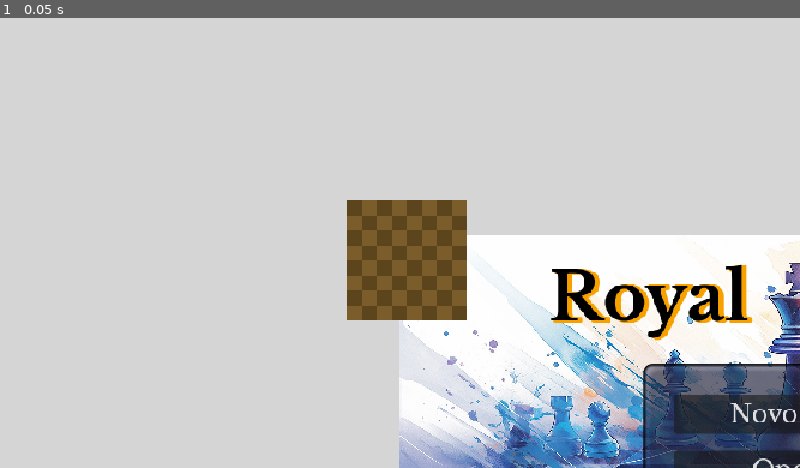
Above: before the commit, frame 1.
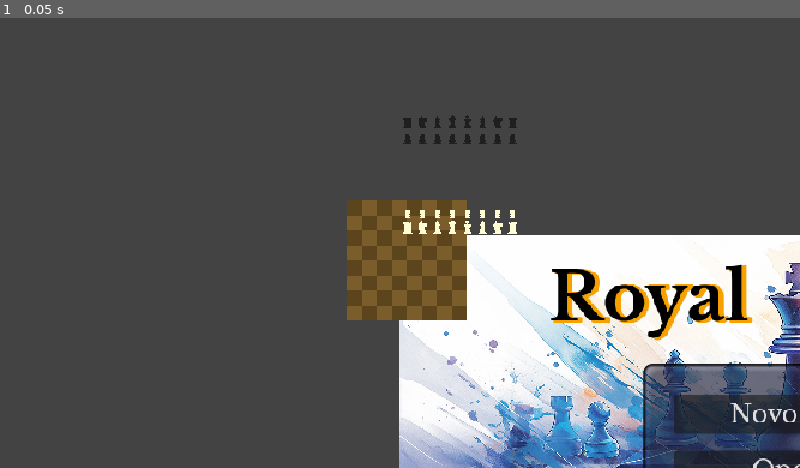
Above: after the commit, the same moment.

Repository: Joao-Paulo06/Royal_Legacy
Game: Godot game, scene res://cenas/estruturador.tscn
Same seed, same stepped clock (60 frames per second), same inputs: the game is played once before the commit and once after it.
Inputs:
- Up to frame 1 (0.05 s): no input

The runs differ from the first frame. In frame 1, 72% of the frame differs, in the area x 0-100%, y 0-100%.

Commit message:
Organizando e personalizando

Diff:
--- a/royal-legacy/cenas/estruturador.tscn
+++ b/royal-legacy/cenas/estruturador.tscn
@@ -18,13 +18,16 @@
 [node name="cen_menu_principal" parent="." instance=ExtResource("4_ehvh2")]
 script = null
 
+[node name="tabuleiro" parent="." instance=ExtResource("5_bl8ek")]
+position = Vector2(8.568939, 31.449982)
+
+[node name="pecas" parent="tabuleiro" index="0"]
+visible = true
+
 [node name="Camera2D" type="Camera2D" parent="."]
 position = Vector2(0, 10)
 
 [node name="CanvasLayer" type="CanvasLayer" parent="."]
-
-[node name="tabuleiro" parent="." instance=ExtResource("5_bl8ek")]
-position = Vector2(8.568939, 31.449982)
 
 [connection signal="pressed" from="cen_menu_opcoes/marg_ctn_menu_opcoes/btn_retornar" to="." method="_on_btn_retornar_de_opcoes_pressed"]
 [connection signal="pressed" from="cen_menu_opcoes/marg_ctn_menu_opcoes/pnl_ctn_botoes/vert_ctn_botoes/btn_sons" to="." method="_on_btn_sons_pressed"]
@@ -41,3 +44,4 @@
 [editable path="cen_menu_opcoes"]
 [editable path="cen_menu_novo_jogo"]
 [editable path="cen_menu_principal"]
+[editable path="tabuleiro"]
--- a/royal-legacy/cenas/novo_jogo_pve.tscn
+++ b/royal-legacy/cenas/novo_jogo_pve.tscn
@@ -8,7 +8,6 @@
 script = ExtResource("2_f23y0")
 
 [node name="pecas" type="Node2D" parent="."]
-visible = false
 
 [node name="quadrados" type="Node2D" parent="."]
 
--- a/royal-legacy/project.godot
+++ b/royal-legacy/project.godot
@@ -30,4 +30,4 @@
 textures/canvas_textures/default_texture_filter=0
 renderer/rendering_method="gl_compatibility"
 renderer/rendering_method.mobile="gl_compatibility"
-environment/defaults/default_clear_color=Color(0.834614, 0.834614, 0.834614, 1)
+environment/defaults/default_clear_color=Color(0.26293245, 0.26293245, 0.26293245, 1)
